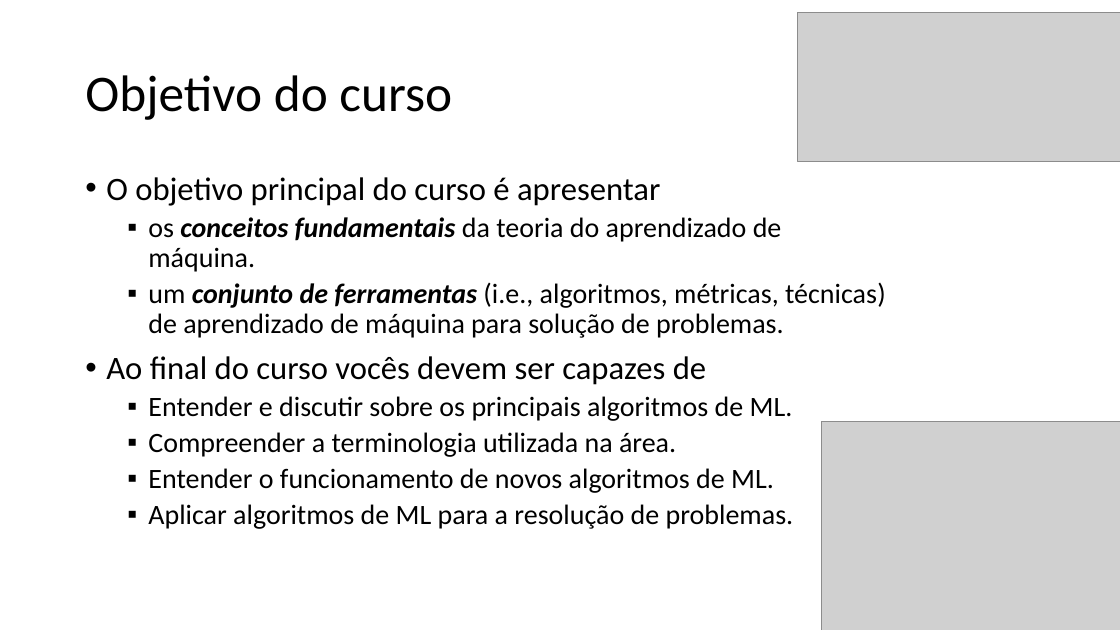
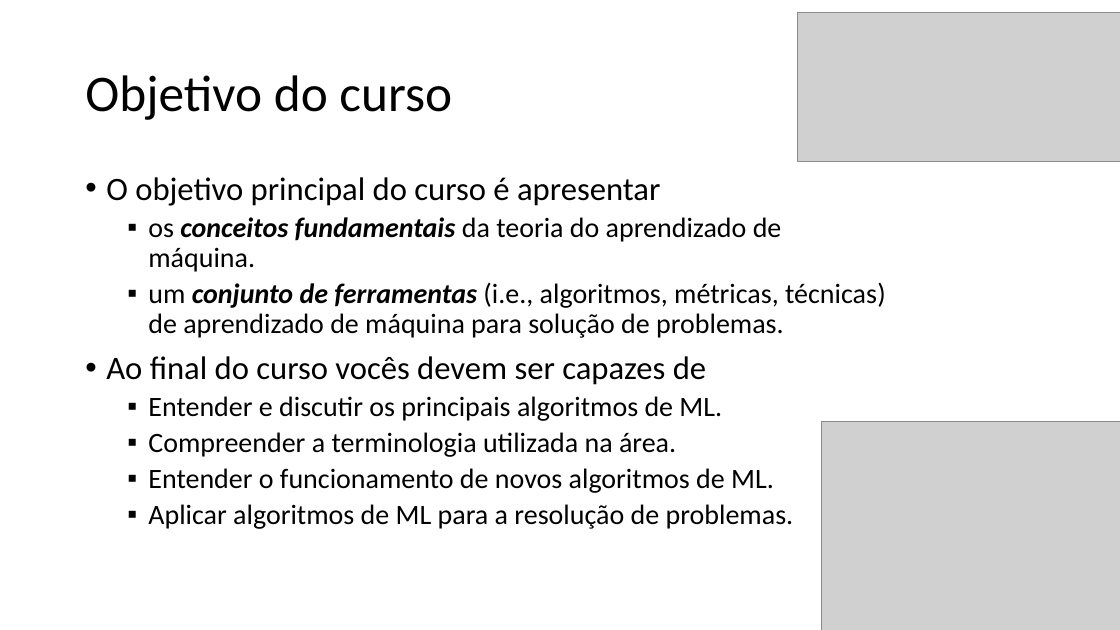
Before and after one commit to zz4fap/t320_aprendizado_de_maquina, a slide deck: slide 3 of slides/T320_Classificação (Parte I).pptx. Drawn at 1120x630 pixels with LibreOffice and Linux fonts; fonts in the diff are those of the drawing; grey boxes stand for pictures. Boxes give left, top, right and bottom in pixels: in the first picture for what was removed or moved away, otherwise in the second. Text is boxed around its words. In the diff, an @@ line names an element or a change of style, - is before the commit and + after.

```diff
--- a/slides/T320_Classificação (Parte I).pptx
+++ b/slides/T320_Classificação (Parte I).pptx
@@ text at <box>148,396,722,421</box>: text changed @@
-  ▪ Entender e discutir sobre os principais algoritmos de ML.
+  ▪ Entender e discutir os principais algoritmos de ML.
```
Also in this commit, not shown: 4 other slides changed, 3 slides added, 1 other file.
